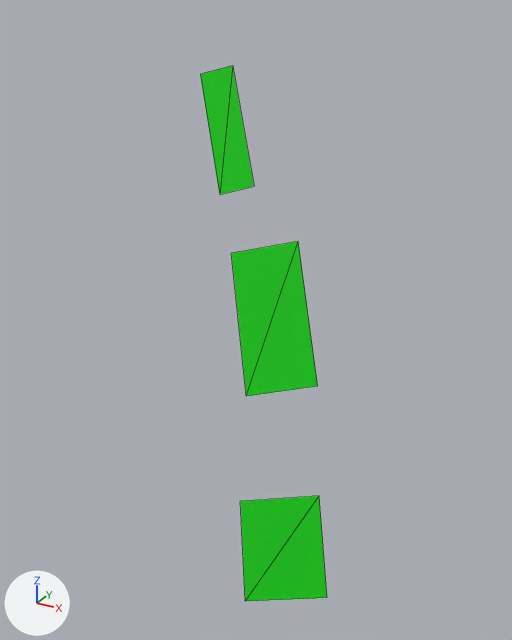
What one commit did to the glTF model samples/1.1/delaware/content/3_5_5.glb.
Before and after are seen from a 50 mm camera at (1567.6, 1796.4, 1799.2) aimed at (1526.6, 1870.9, 1761.9). Every picture has the same lights, and +X, +Y and +Z are marked at lower left. Mesh edges are drawn as thin lines. Where no turn or scale is listed for an object, it has been applied to the vertices. Vertices at the same position are counted once.
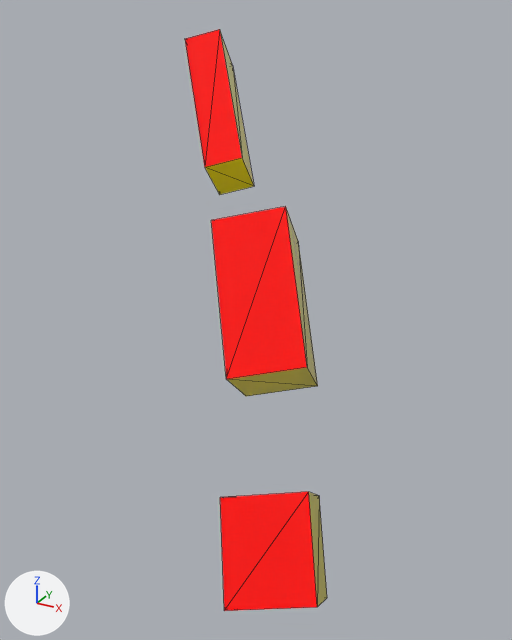
The newer file is also turned or shifted as a whole; pictures and numbers use the older file's frame.

What differs and where, as boxes (x1, y1, x2, y2) in the pictures (512 x 640 px):
'mesh', reshaped (12% wider, 9% taller)
    before: (200, 65, 327, 601)
    after: (185, 29, 327, 611)
part 1 of me_mesh, added (red)
    after: (185, 29, 327, 611)

What changed in the scene script:
```text
Add mat_material_1:
    mat_material_1 = principled_material('Material_1')
    mat_material_1.base_color = (1.0, 0.0, 0.0)  # red #ff0000
    mat_material_1.roughness = 0.0
Add mat_material_2:
    mat_material_2 = principled_material('Material_2')
    mat_material_2.base_color = (0.933, 0.788, 0.0)  # yellow #f7e600
    mat_material_2.roughness = 0.0
Change me_mesh:
    used by ob_mesh; location = (0.0, 0.0, 0.0)
    remove me_mesh.from_pydata(...)  # 12 vertices, 6 faces; spans x 1503.8..1543.7, y 1853.8..1896.6, z 1732.3..1791.1
    add me_mesh.from_pydata(...)  # 24 vertices, 36 faces; spans x 1503.8..1545.8, y 1845.6..1896.6, z 1732.3..1796.4
    me_mesh part 1
    12 vertices are added at x 1505.5..1545.8, y 1845.6..1890.3, z 1739.2..1796.4
    6 new faces join them, mat_material_1 (red #ff0000)
    24 new faces join them, mat_material_2 (yellow #f7e600)
    add me_mesh.materials.append(mat_material_1)  # red #ff0000
    add me_mesh.materials.append(mat_material_2)  # yellow #f7e600
```
